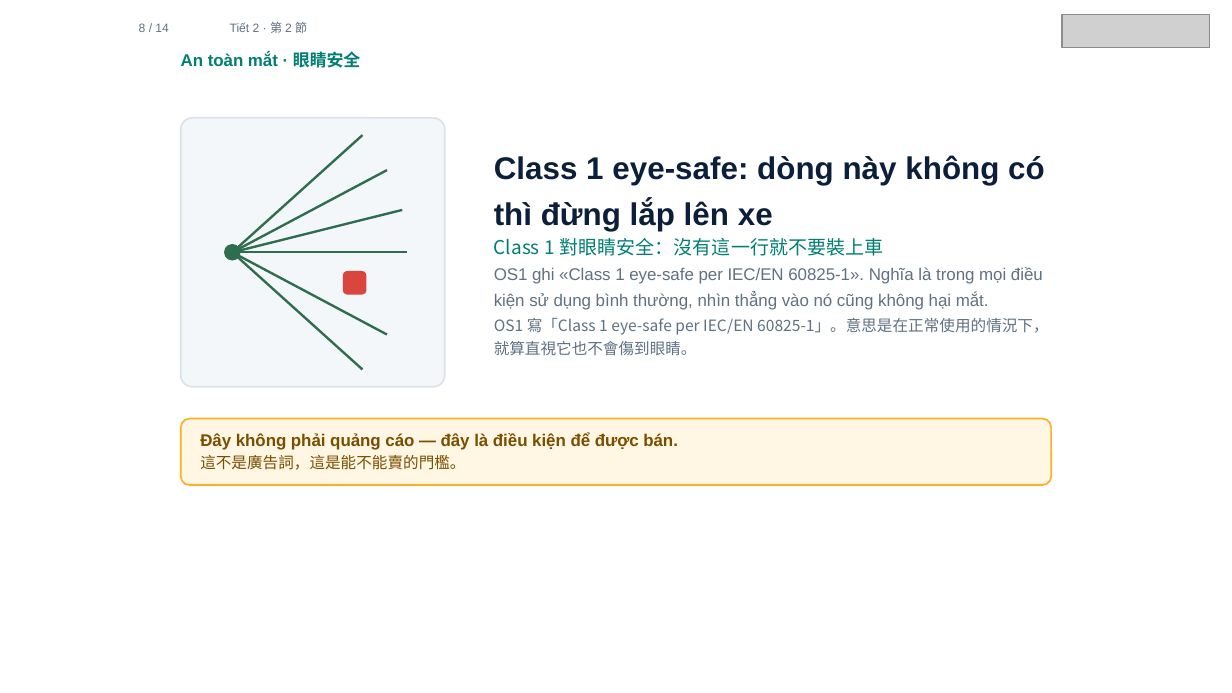
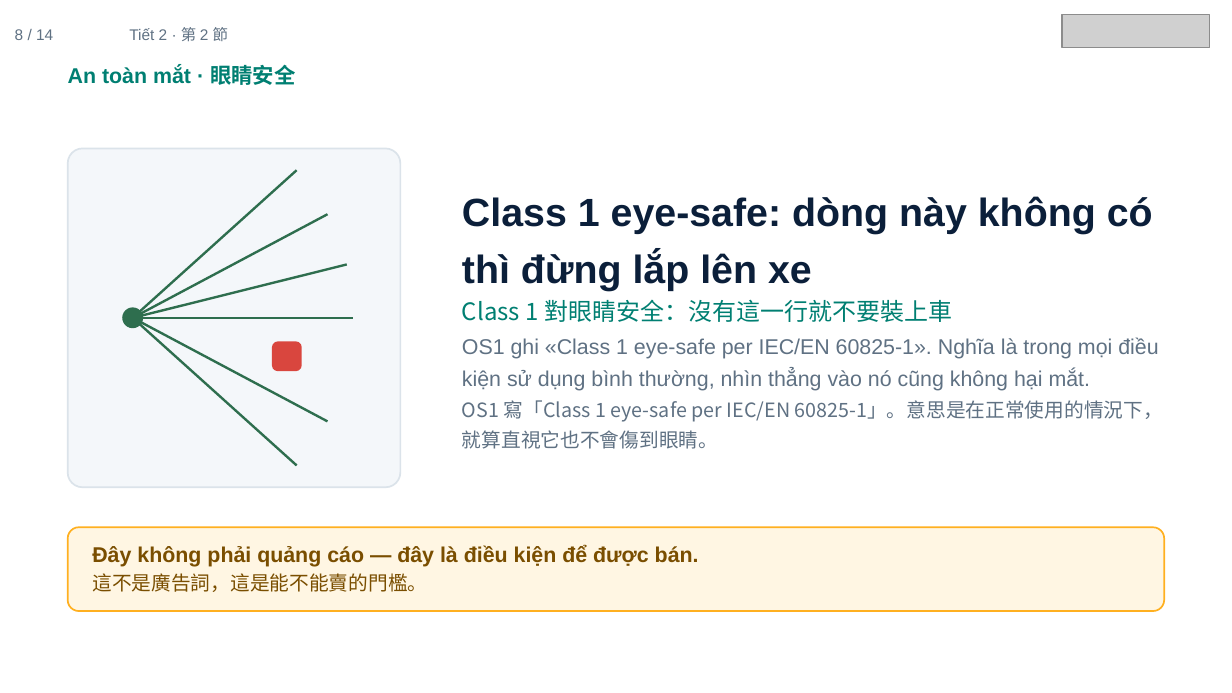
Before and after one commit to ch-neural/MITUST-Principles-of-Self-Driving-Cars, a slide deck: slide 8 of 第五週(10-08)/第五週_第2節_簡報.pptx. Drawn at 1232x693 pixels with LibreOffice and Linux fonts; fonts in the diff are those of the drawing; grey boxes stand for pictures. Boxes give left, top, right and bottom in pixels: in the first picture for what was removed or moved away, otherwise in the second. Text is boxed around its words. In the diff, an @@ line names an element or a change of style, - is before the commit and + after.

```diff
--- a/第五週(10-08)/第五週_第2節_簡報.pptx
+++ b/第五週(10-08)/第五週_第2節_簡報.pptx
@@ text "8 / 14" at (15,29,53,40): size 7.1 to 9 pt @@
@@ text "8 / 14": place and size @@
-text "8 / 14" at (139,23,168,32)
+text "8 / 14" at (15,29,53,40)
@@ text "Tiết 2 · 第 2 ...": place and size @@
-text "Tiết 2 · 第 2 ..." at (230,22,307,33)
+text "Tiết 2 · 第 2 ..." at (129,27,228,41)
@@ text "Tiết 2 · 第 2 ..." at (129,27,228,41): size 7.1 to 9 pt @@
@@ text "An toàn mắt · 眼睛安全": place and size @@
-text "An toàn mắt · 眼睛安全" at (181,51,360,68)
+text "An toàn mắt · 眼睛安全" at (68,64,295,85)
@@ text "An toàn mắt · 眼睛安全" at (68,64,295,85): size 9.9 to 12.5 pt @@
@@ rounded rectangle: place and size @@
-rounded rectangle at (181,118,445,387)
+rounded rectangle at (68,149,400,488)
@@ line moved from (233, 253) - (362, 136) to (133, 318) - (297, 170) @@
@@ text "Class 1 eye-safe: dòng này ...": place and size @@
-text "Class 1 eye-safe: dòng này ..." at (494,155,1045,256)
+text "Class 1 eye-safe: dòng này ..." at (462,196,1153,322)
@@ text "Class 1 eye-safe: dòng này ..." at (462,196,1153,322): size 18.3 to 23 pt in "Class 1 eye-safe: dòng này không có ..."; size 11.1 to 14 pt in "Class 1 對眼睛安全：沒有這一行就不要裝上車" @@
@@ line moved from (233, 253) - (387, 170) to (133, 318) - (328, 214) @@
@@ line moved from (233, 253) - (403, 209) to (133, 318) - (346, 265) @@
@@ ellipse: place and size @@
-ellipse at (224,244,240,260)
+ellipse at (122,308,143,329)
@@ line moved from (233, 253) - (408, 253) to (133, 318) - (354, 318) @@
@@ line moved from (233, 253) - (387, 335) to (133, 318) - (328, 421) @@
@@ line moved from (233, 253) - (362, 370) to (133, 318) - (297, 466) @@
@@ text "OS1 ghi «Class 1 eye-safe ...": place and size @@
-text "OS1 ghi «Class 1 eye-safe ..." at (494,267,1048,355)
+text "OS1 ghi «Class 1 eye-safe ..." at (462,337,1163,449)
@@ text "OS1 ghi «Class 1 eye-safe ..." at (462,337,1163,449): size 9.9 to 12.5 pt in "OS1 ghi «Class 1 eye-safe per IEC/EN ..."; size 9.1 to 11.5 pt in "OS1 寫「Class 1 eye-safe per IEC/EN 60825-1」。意思是在正常使用的情況下，就算直視 ..." @@
@@ rounded rectangle: place and size @@
-rounded rectangle at (342,271,366,294)
+rounded rectangle at (272,341,302,371)
@@ rounded rectangle: place and size @@
-rounded rectangle at (181,419,1052,485)
+rounded rectangle at (68,527,1164,611)
@@ text "Đây không phải quảng cáo ...": place and size @@
-text "Đây không phải quảng cáo ..." at (200,432,678,470)
+text "Đây không phải quảng cáo ..." at (92,545,699,592)
@@ text "Đây không phải quảng cáo ..." at (92,545,699,592): size 9.9 to 12.5 pt in "Đây không phải quảng cáo — đây ..."; size 9.1 to 11.5 pt in "這不是廣告詞，這是能不能賣的門檻。" @@
```
Also in this commit, not shown: 13 other slides changed, 3 other files.
